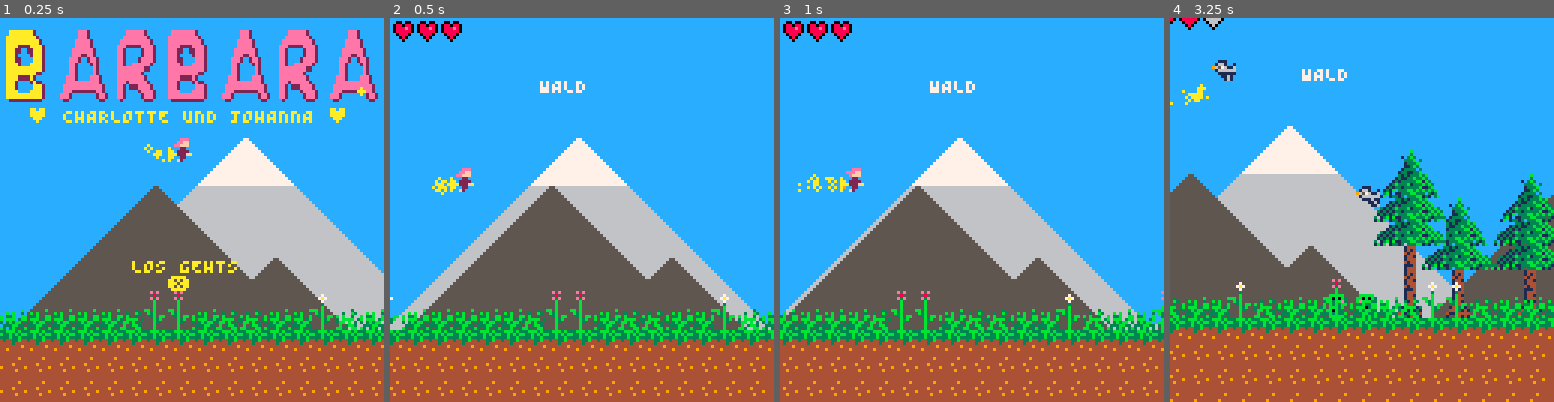
Above: before the commit, frames 1-4 (left to right).
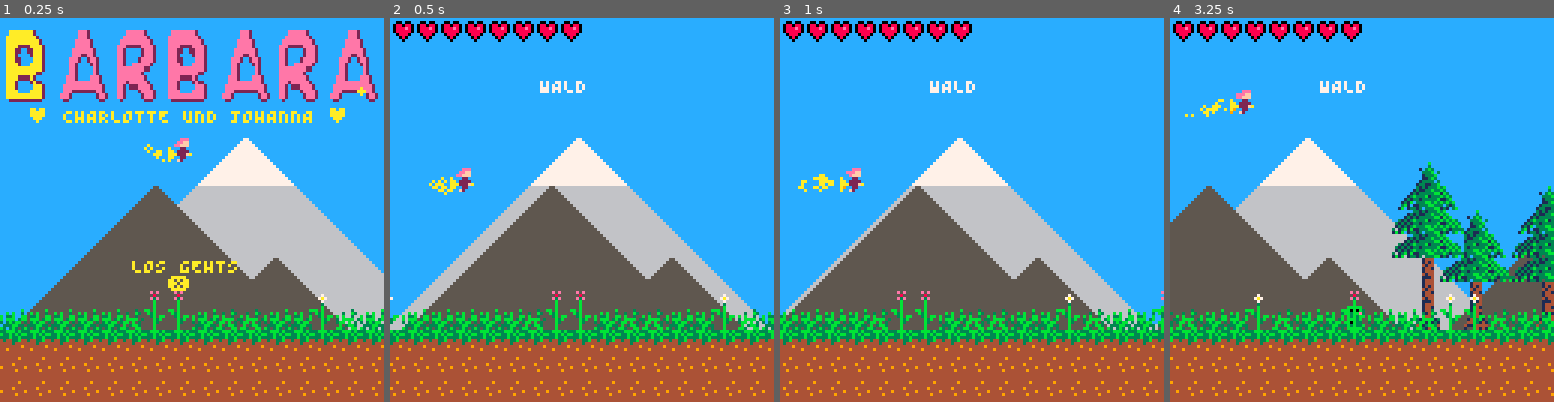
Above: after the commit, the same moments.

Repository: theGEBIRGE/BARBARA
Game: PICO-8 cartridge barbara.p8
The game is run twice, just before and just after one commit, with the same random seed, the same clock (stepped at 60 frames per second) and the same inputs.
Inputs:
- Up to frame 1 (0.25 s): no input
- Up to frame 2 (0.5 s): tap X (X key) at 0.33 s
- Up to frame 3 (1 s): tap O (Z key) at 0.7 s
- Up to frame 4 (3.25 s): tap X (X key) at 1.07, 1.85, 2.97 s; hold Right 1.6-2.1 s; tap O (Z key) every 0.4 s from 1.7 to 2.9 s; hold Up 2.15-2.42 s; hold Right 2.47-3.03 s; hold Left from 3.08 s (still down)

Frame 1 is identical in both runs. In frame 2, 1.1% of the frame differs, in the area x 10-50%, y 0-47%; in frame 3, 1.3%; in frame 4, 27%, in the area x 0-100%, y 0-100%.

Commit message:
Create easy version for the kids

Diff:
--- a/barbara.p8
+++ b/barbara.p8
@@ -23,7 +23,7 @@
     ["START"] = 0,
   }
 
-  MAX_HP = 3
+  MAX_HP = 8
 
   -- used for screen shake
   CAM_OFFSET = 0.5
@@ -728,35 +728,20 @@
 
   all_e["FOREST"] = {
     [18] = {snake(0.5)},
-    [20] = {bird(25, 1.0)},
-    [23] = {bird(55, 1.0), snake(1.0)},
-    [30] = {bird(68, 0.6), snake(0.5)},
-    [32] = {bird(77, 2.0), snake(1.0)},
-    [40] = {bird(10, 0.75), bird(55, 1.0)},
-    [50] = {bird(33, 1.50), bird(80, 1.0), snake(1.0)},
-    [58] = {bird(13, 0.75), bird(87, 1.0), snake(0.5)},
-    [65] = {bird(66, 0.5), bird(72, 1.0), snake(1.2)},
-    [71] = {bird(16, 0.75), bird(50, 1.0), snake(1.1)},
-    [77] = {bird(59, 0.75), snake(0.7)},
-    [95] = {bird(55, 0.75), bird(80, 0.7)},
-    [108] = {bird(42, 0.6), bird(55, 1.0), snake(1.2)},
-    [112] = {bird(12, 0.75), bird(40, 1.0), snake(1.0)},
-    [144] = {bird(20, 1.75), bird(60, 1.0), bird(75, 1.3), snake(1.25)},
+    [32] = {bird(77, 0.6), snake(1.0)},
+    [40] = {bird(10, 0.75)},
+    [95] = {bird(55, 0.75)},
+    [108] = {bird(80, 0.6), snake(1.2)},
     [149] = {snake(1.0)},
     [155] = {bird(18, 1.0), snake(0.7)},
-    [162] = {bird(33, 1.25), bird(66, 1.2), snake(1.0)},
     [175] = {snake(0.8)},
     [177] = {bird(64, 1.0), snake(1.8)},
-    [185] = {bird(15, 1.5), bird(60, 1.3)},
-    [188] = {bird(35, 1.8), bird(71, 1.3), snake(0.9)},
     [192] = {bird(20, 1.0), bird(75, 0.9)},
-    [200] = {bird(13, 0.75), bird(53, 0.75), bird(73, 0.75)},
   }
 
   all_e["CAVE"] = {
-    [40] = {bat(68, 0.6)},
     [58] = {bat(13, 0.75)},
-    [95] = {bat(55, 0.75)},
+    [95] = {bat(90, 0.75)},
     [112] = {bat(12, 0.75)},
     [155] = {bat(18, 1.0)},
     [177] = {bat(64, 1.0)},
Not shown, changed: the sound effects (__sfx__) section of barbara.p8
Not shown, changed: barbara.js
